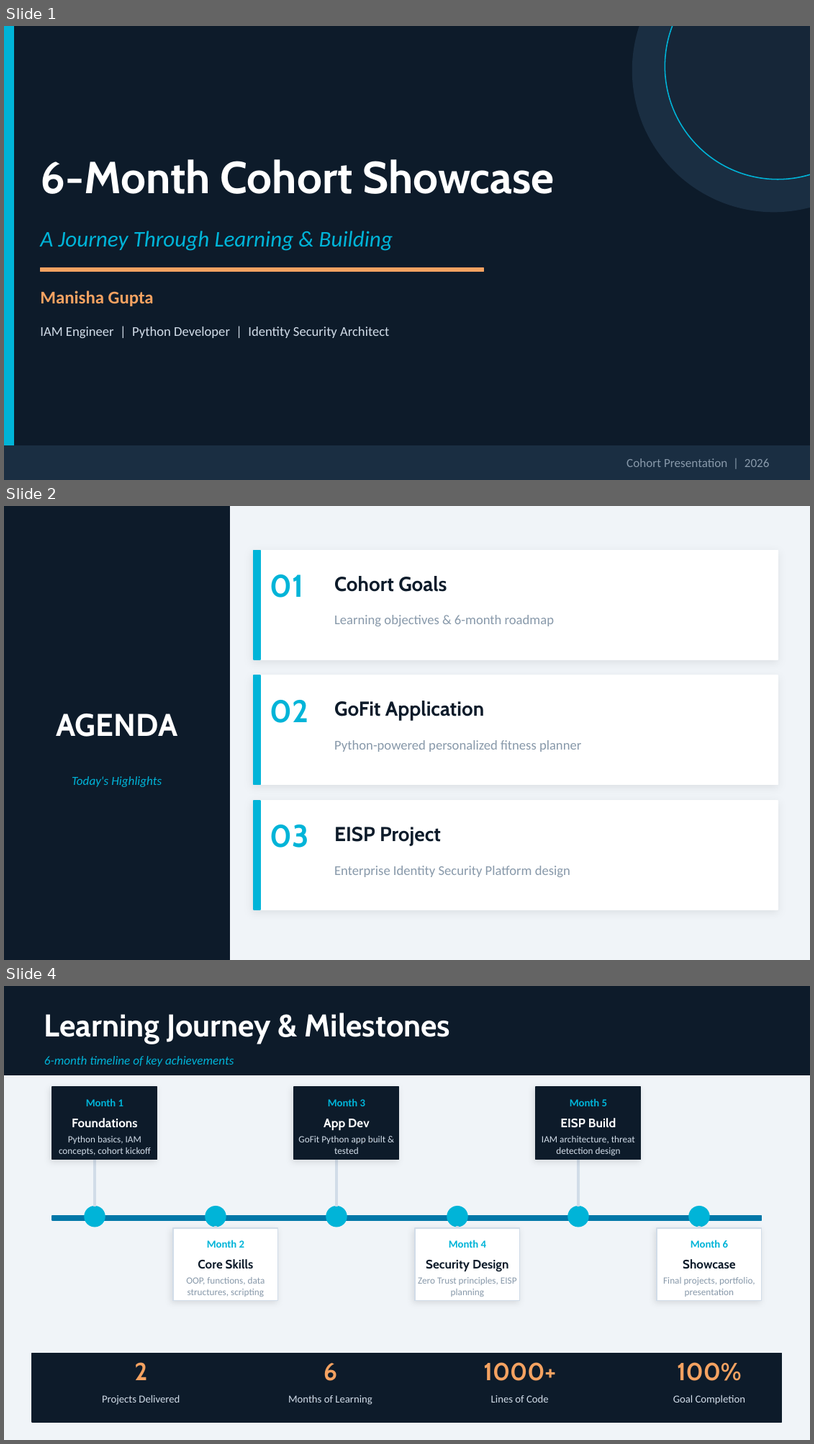
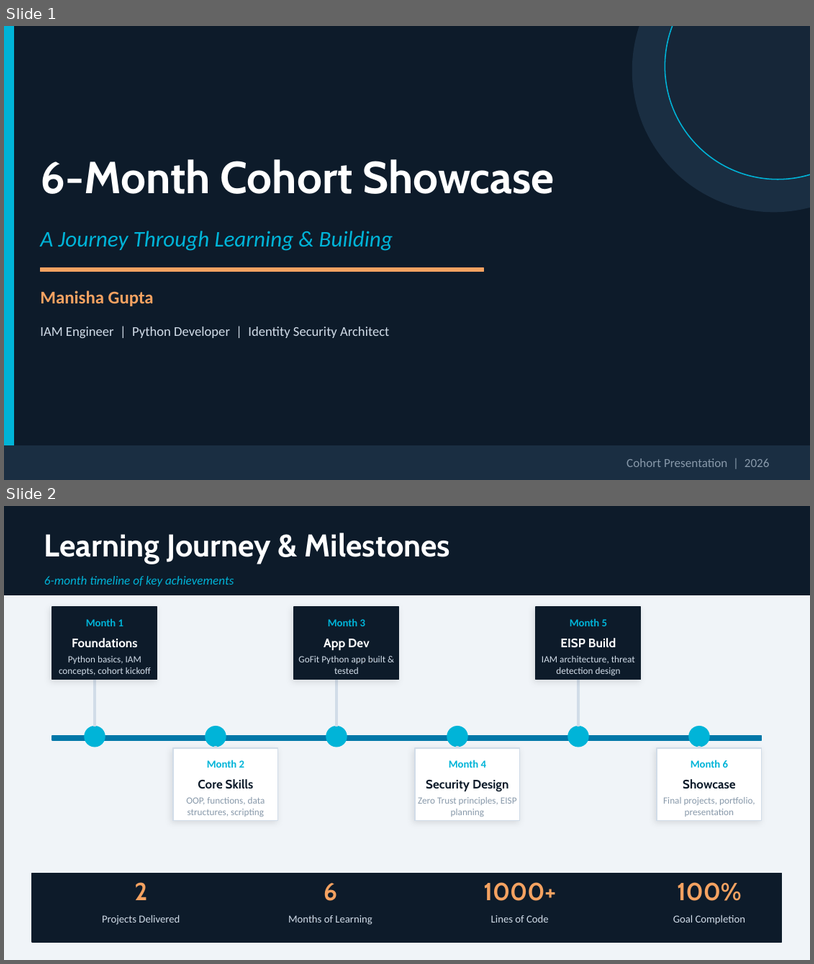
Before and after one commit to Manishagem/Manisha_6monthDAEprogram, a slide deck: semester2/Manisha_Cohort_Showcase.pptx. Shown one above the other, each under a label of ours: slides 1, 2 and 4 before the commit, slides 1 and 2 after it; the slides between them are not shown. The pictures are 814x1444 and 814x964 pixels, drawn with LibreOffice and Linux fonts; fonts in the diff are those of the drawing. Boxes give left, top, right and bottom in pixels: in the first picture for what was removed or moved away, otherwise in the second. Text is boxed around its words. In the diff, an @@ line names an element or a change of style, - is before the commit and + after.

```diff
--- a/semester2/Manisha_Cohort_Showcase.pptx
+++ b/semester2/Manisha_Cohort_Showcase.pptx
@@ slide 2 removed at [4, 506, 810, 960], background #F0F4F8 @@
@@ rectangle removed at [4, 506, 230, 959] @@
@@ rectangle removed at [254, 551, 778, 659] @@
@@ rectangle removed at [254, 551, 260, 659] @@
@@ text removed at [270, 574, 304, 597] @@
-01
@@ text removed at [334, 576, 447, 592] @@
-Cohort Goals
@@ text removed at [334, 615, 554, 626] @@
-Learning objectives & 6-month roadmap
@@ rectangle removed at [254, 675, 778, 784] @@
@@ rectangle removed at [254, 675, 260, 784] @@
@@ text removed at [270, 700, 309, 723] @@
-02
@@ text removed at [56, 713, 178, 736] @@
-AGENDA
@@ text removed at [334, 700, 484, 721] @@
-GoFit Application
@@ text removed at [334, 740, 581, 752] @@
-Python-powered personalized fitness planner
@@ text removed at [72, 776, 162, 787] @@
-Today's Highlights
@@ rectangle removed at [254, 800, 778, 909] @@
@@ rectangle removed at [254, 800, 260, 909] @@
@@ text removed at [270, 824, 309, 847] @@
-03
@@ text removed at [334, 826, 441, 845] @@
-EISP Project
@@ text removed at [334, 865, 571, 877] @@
-Enterprise Identity Security Platform design
@@ what was slide 4 is now slide 2 @@
```
Also in this commit, not shown: 2 slides changed, 1 other slide removed, 1 other file.
